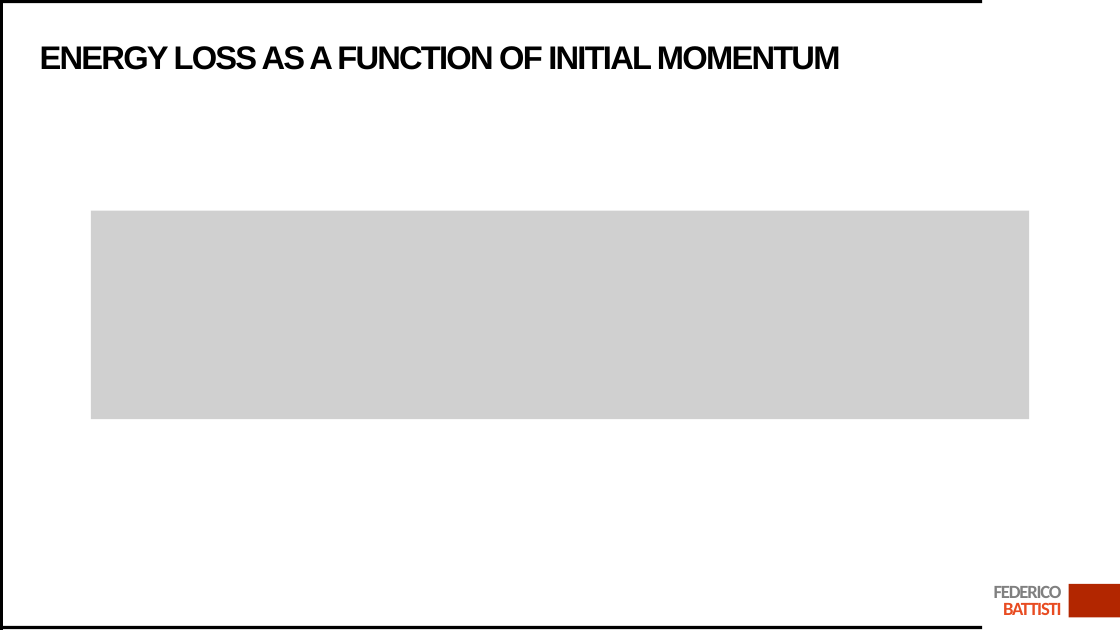
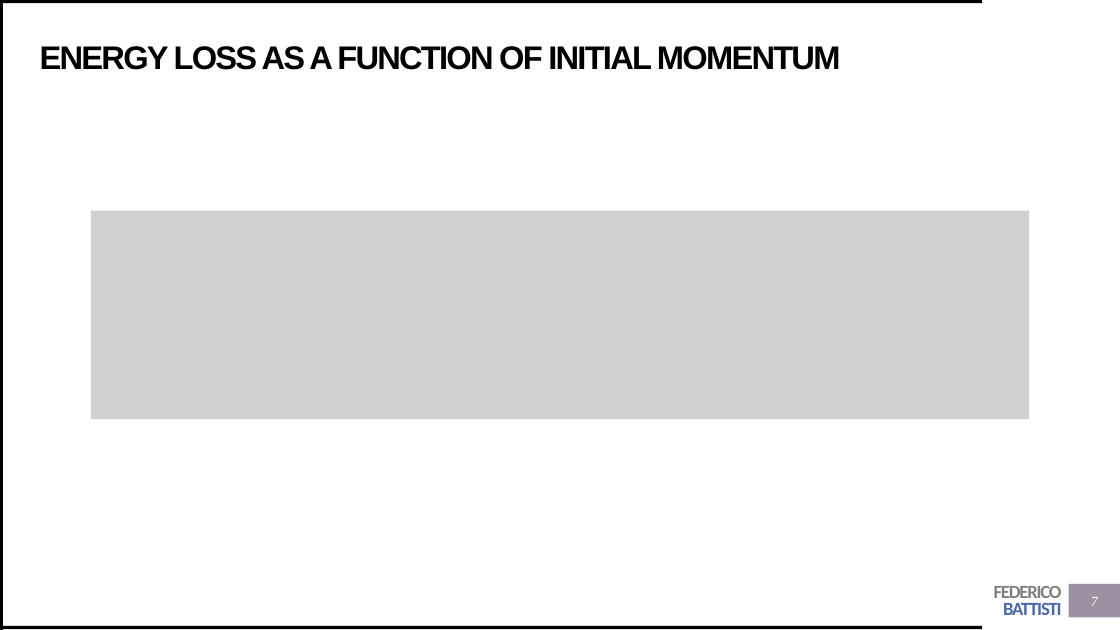
Before and after one commit to Trenchcoat95/OxfordCode, a slide deck: slide 7 of DUNE first presentation.pptx (slide 6 before the commit). Drawn at 1120x630 pixels with LibreOffice and Linux fonts; fonts in the diff are those of the drawing; grey boxes stand for pictures. Boxes give left, top, right and bottom in pixels: in the first picture for what was removed or moved away, otherwise in the second. Text is boxed around its words. In the diff, an @@ line names an element or a change of style, - is before the commit and + after.

```diff
--- a/DUNE first presentation.pptx
+++ b/DUNE first presentation.pptx
@@ text "FEDERICO BATTISTI" at (994, 586, 1062, 615): text colour #E84C22 to #4A66AC in "BATTISTI" @@
@@ rectangle at (1069, 584, 1120, 618): fill #B22600 to #9D90A0 @@
@@ page number added at (1091, 597, 1098, 606), 12 pt, text #FFFFFF, italic @@
+7
```
Also in this commit, not shown: 16 other slides changed, 4 slides added, 8 other files.
